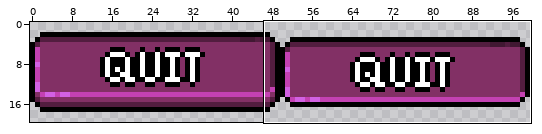
File history of a sprite sheet, Assets/Sprites/UI/Buttons/quit-Sheet.png. The picture above shows the old version from afar; the outline marks the close-up.
Close-up. First the earlier version:
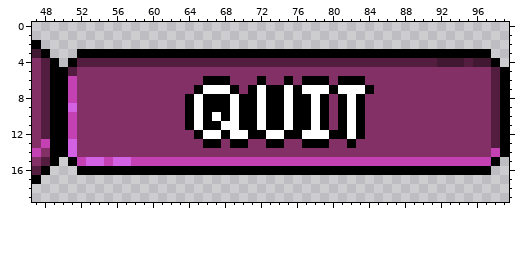
The file is 100x20 pixels. Shown: x 47..99, y 0..19.
Once edited:
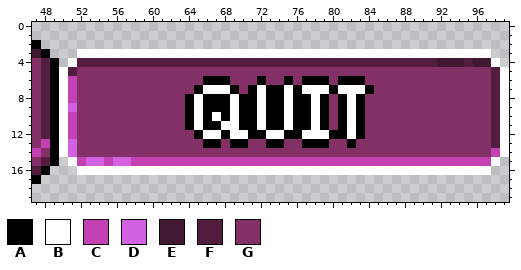
Palette (. is transparent): A #000000  B #ffffff  C #c341b2  D #d261e3  E #411832  F #521d3f  G #823065
Difference:
y 3: x 52..97 AAAAAAAAAAAAAAAAAAAAAAAAAAAAAAAAAAAAAAAAAAAAAA -> BBBBBBBBBBBBBBBBBBBBBBBBBBBBBBBBBBBBBBBBBBBBBB
y 4: x 51 A -> B; x 98 A -> B
y 5..14: x 50 A -> B; x 99 A -> B
y 15: x 51 A -> B; x 98 A -> B
y 16: x 52..97 AAAAAAAAAAAAAAAAAAAAAAAAAAAAAAAAAAAAAAAAAAAAAA -> BBBBBBBBBBBBBBBBBBBBBBBBBBBBBBBBBBBBBBBBBBBBBB
Changed places in both close-ups, as pixel boxes (x1, y1, x2, y2):
changed: (59, 49, 509, 175)
